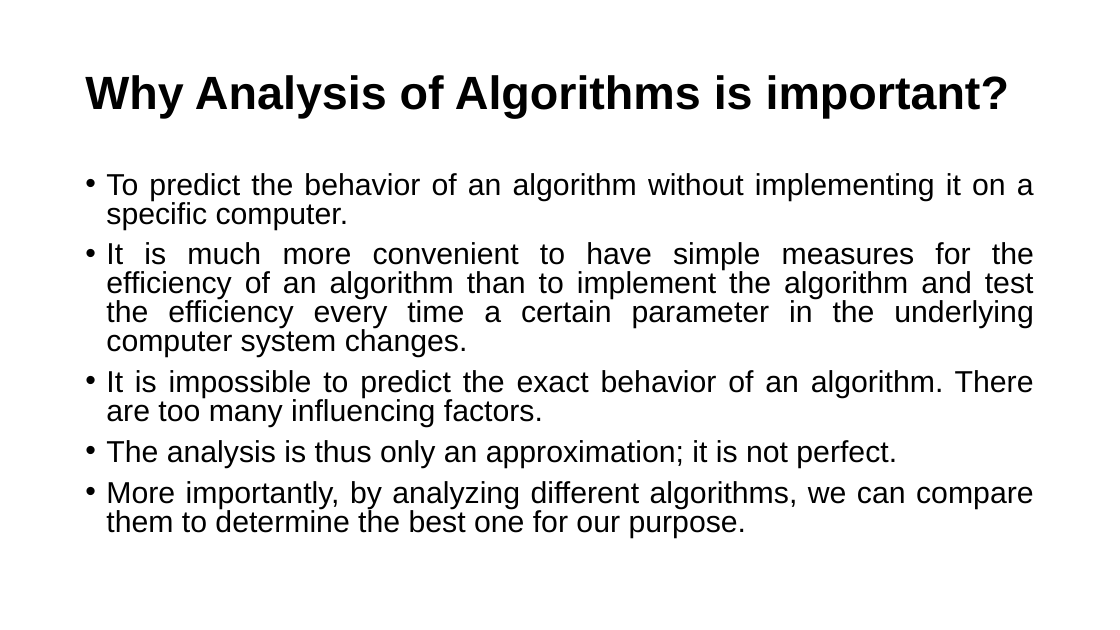
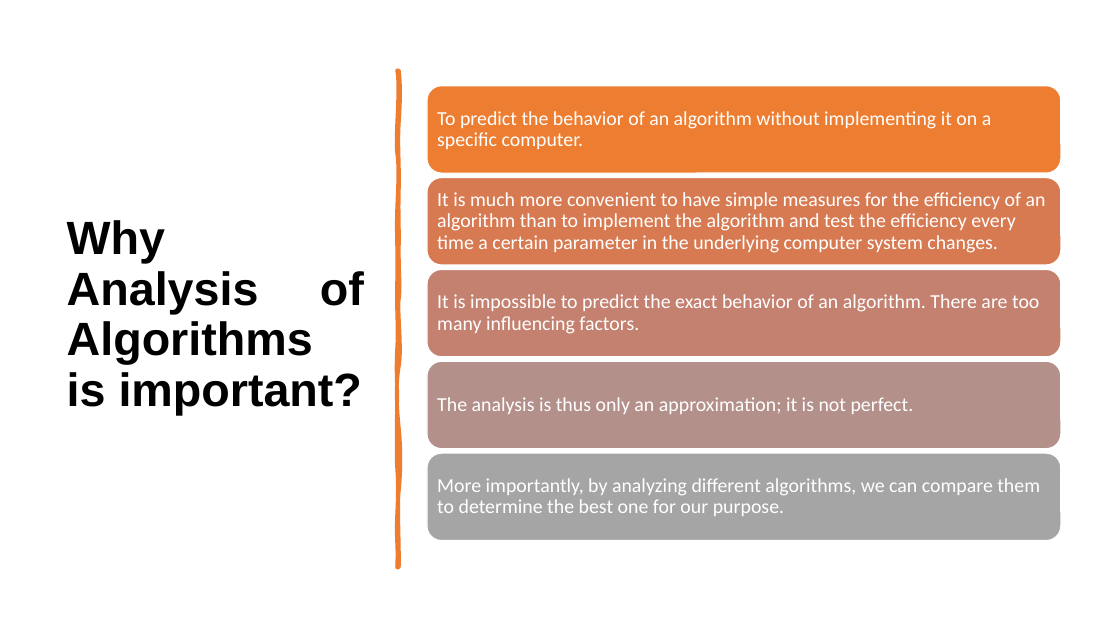
Before and after one commit to alaminbhuyan/DSA-In-Python, a slide deck: slide 3 of Design & Analysis Of Algorithm PDF/DAA.pptx. Drawn at 1120x630 pixels with LibreOffice and Linux fonts; fonts in the diff are those of the drawing. Boxes give left, top, right and bottom in pixels: in the first picture for what was removed or moved away, otherwise in the second. Text is boxed around its words. In the diff, an @@ line names an element or a change of style, - is before the commit and + after.

```diff
--- a/Design & Analysis Of Algorithm PDF/DAA.pptx
+++ b/Design & Analysis Of Algorithm PDF/DAA.pptx
@@ title "Why Analysis of Algorithms is ...": place and size @@
-title "Why Analysis of Algorithms is ..." at box(85, 75, 1009, 118)
+title "Why Analysis of Algorithms is ..." at box(67, 220, 364, 415)
@@ title "Why Analysis of Algorithms is ..." at box(67, 220, 364, 415): alignment left to justified @@
@@ freeform shape added at box(397, 71, 399, 568), fill #ED7D31, outline #ED7D31 3.25 pt @@
@@ text removed at box(106, 173, 1034, 538) @@
-• To predict the behavior of an algorithm without implementing it on a specific computer.
-• It is much more convenient to have simple measures for the efficiency of an algorithm than to implement the algorithm and test the efficiency every time a certain parameter in the underlying computer system changes.
-• It is impossible to predict the exact behavior of an algorithm. There are too many influencing factors.
-• The analysis is thus only an approximation; it is not perfect.
-• More importantly, by analyzing different algorithms, we can compare them to determine the best one for our purpose.
@@ group added at box(427, 86, 1061, 541): 5 rounded rectangles, 5 texts @@
+To predict the behavior of an algorithm without implementing it on a specific computer.
+It is much more convenient to have simple measures for the efficiency of an algorithm than to implement the algorithm and test the efficiency every time a certain parameter in the underlying computer system changes.
+It is impossible to predict the exact behavior of an algorithm. There are too many influencing factors.
+The analysis is thus only an approximation; it is not perfect.
+More importantly, by analyzing different algorithms, we can compare them to determine the best one for our purpose.
```
Also in this commit, not shown: 29 other slides changed.
